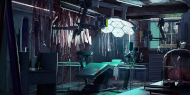
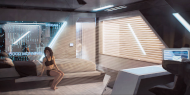
Two versions of the same layered image (w=190, h=95). Layer-by-layer changes:
added layer "Pasted Layer #11" above "Pasted Layer #10" over [0, 0, 190, 95]
added layer "Pasted Layer #10" above "Pasted Layer #9" over [0, 0, 190, 95]
added layer "Pasted Layer #9" above "Pasted Layer #8" over [0, 0, 190, 95]
added layer "Pasted Layer #8" above "Pasted Layer #7" over [0, 0, 190, 95]
